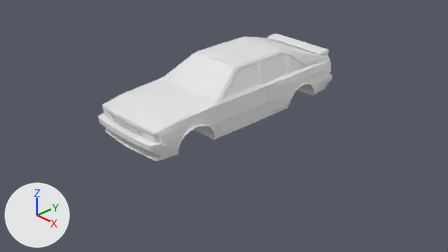
Two versions of the Blender file audi.blend, one commit apart.
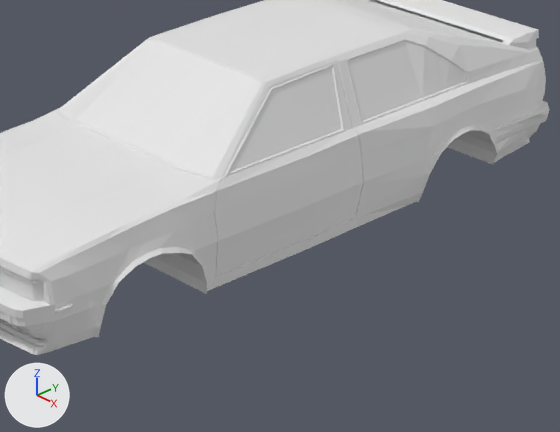
Each version appears first from the file's camera 'Camera', and next in a close-up on the part from 32% to 75% of the width and 16% to 74% of the height. Every picture has the same lights, and +X, +Y and +Z are marked at lower left.

Names of what the first close-up shows: 'body', 'bumper light', 'headlight'.
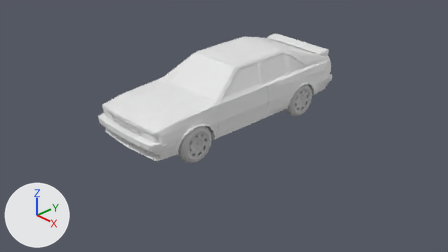
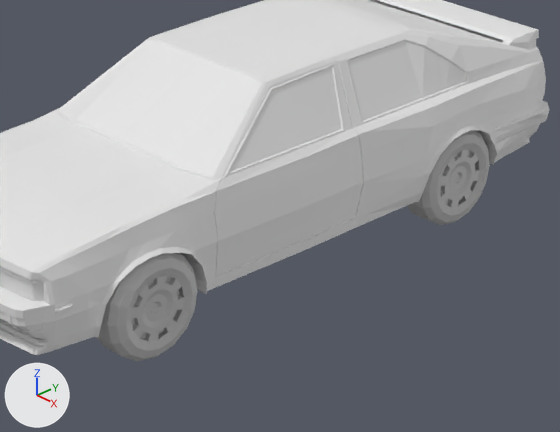
What differs and where, as boxes [x1, y1, x2, y2] in the close-ups (560 x 432 px):
'tyre', added
    after: [96, 130, 490, 361]
'rim', added
    after: [131, 150, 479, 341]

What the commit changed:
Material 'black rubber.001' (mat_black_rubber_001) is new.
Its base color is (0.5, 0.5, 0.5) (grey #bcbcbc).
Mesh me_circle_002 is new.
It has 288 vertices, 244 faces and spans x 0.59..0.82, y -1.51..1.36, z 0.16..0.53.
It uses material mat_black_rubber_001 (its picture is missing).
Mesh me_circle_001 is new.
It has 288 vertices, 288 faces and spans x 0.58..0.84, y -1.64..1.49, z 0.02..0.66.
It uses material mat_black_rubber_001 (its picture is missing).
Object 'rim' (ob_rim) is new; it shows me_circle_002.
Its location is (0.0, 0.0, 0.0).
It gains a MIRROR modifier named 'Mirror'.
Object 'tyre' (ob_tyre) is new; it shows me_circle_001.
Its location is (0.0, 0.0, 0.0).
It gains a MIRROR modifier named 'Mirror'.
